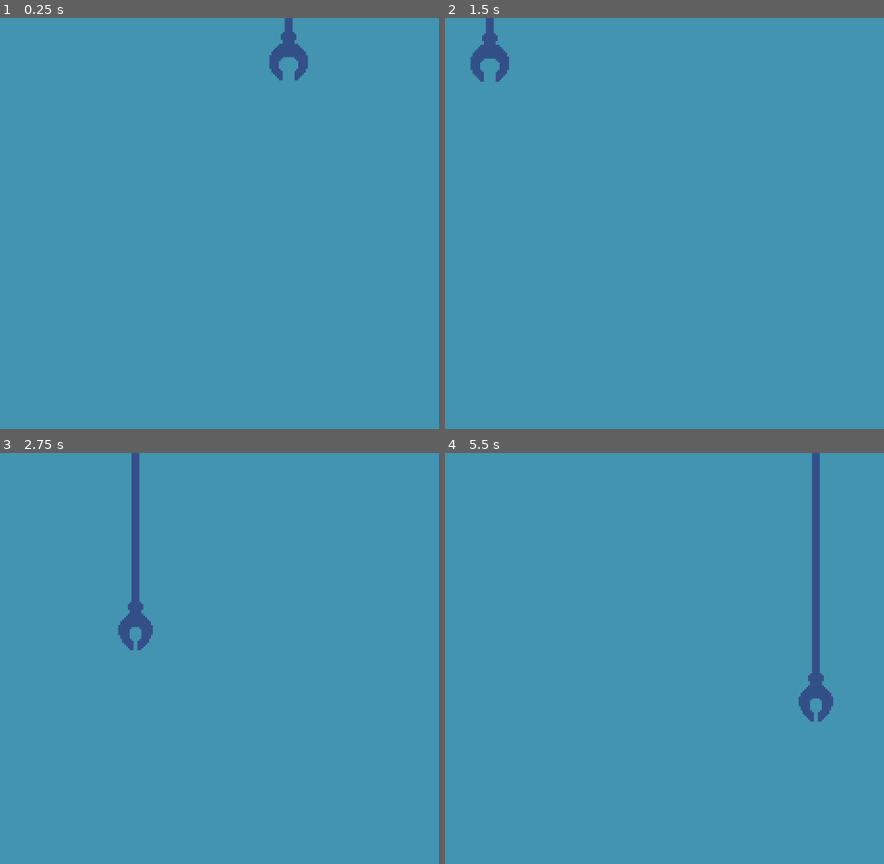
Above: before the commit, frames 1-4 (two rows, left to right).
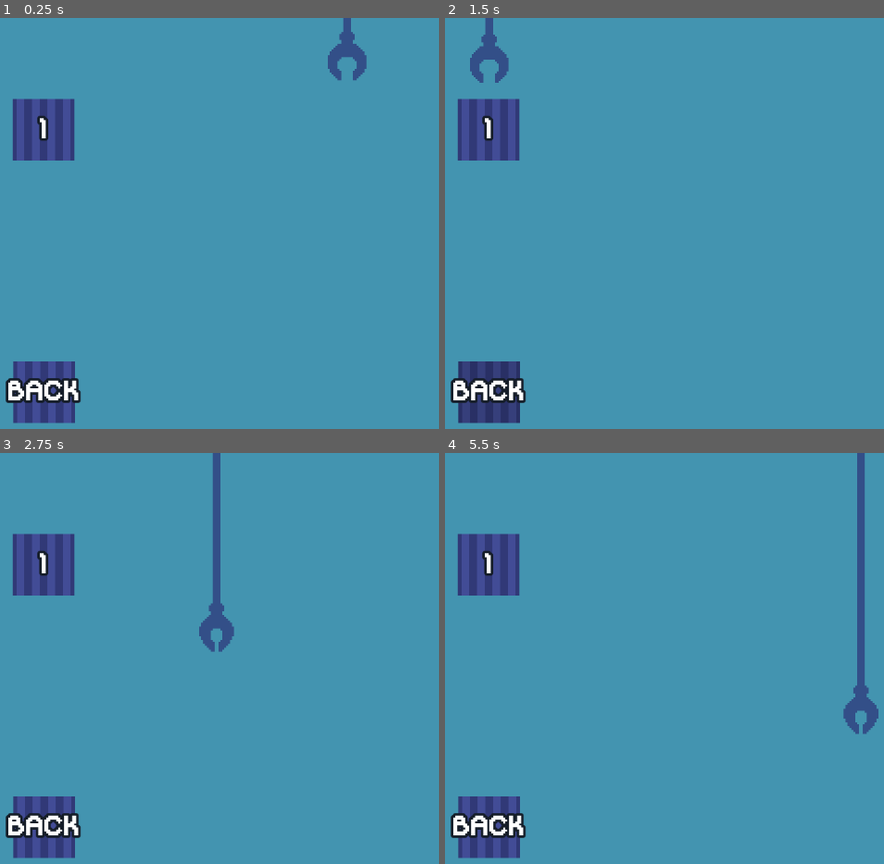
Above: after the commit, the same moments.

Repository: rafesholler/gmtk-2025
Game: Godot game, scene res://Menu/LevelSelect.tscn
The game is run twice, just before and just after one commit, with the same random seed, the same clock (stepped at 60 frames per second) and the same inputs. This scene is started directly instead of the project's main scene.
Inputs (mouse positions are in pixels of both pictures, inside the frame that each line leads up to):
- Up to frame 1 (0.25 s): no input
- Up to frame 2 (1.5 s): click (488, 128) at 0.5 s, where only the run after the commit has a clickable "1"; click (488, 392) at 1.25 s, where only the run after the commit has a clickable "BACK"
- Up to frame 3 (2.75 s): move the mouse to (outside the picture) at 2.02 s; press the mouse at (outside the picture) at 2.03 s; hold D (move_right) from 2.03 s (still down); tap W (jump) at 2.27 s
- Up to frame 4 (5.5 s): move the mouse to (655, 683) at 2.77 s; release the mouse at (655, 683) at 2.78 s; tap F (change_loop) at 2.85 s; tap W (jump) at 3.02, 4.52, 5.27 s; click (655, 683) at 3.05 s; move the mouse to (879, 568) at 3.52 s; release D (move_right) at 3.53 s; press the mouse at (879, 568) at 3.53 s; hold A (move_left) 3.53-4.28 s; tap C (delete_loop) at 3.6 s; move the mouse to (765, 744) at 4.27 s; release the mouse at (765, 744) at 4.28 s; hold D (move_right) from 4.28 s (still down); click (765, 744) at 4.35 s; move the mouse to (outside the picture) at 5.02 s; press the mouse at (outside the picture) at 5.03 s; tap E (pull) at 5.1 s

The runs differ from the first frame. In frame 1, 5.7% of the frame differs, in the area x 1-84%, y 0-99%; in frame 2, 4.6%; in frame 3, 6.8%; in frame 4, 7.5%, in the area x 1-99%, y 0-99%.

Commit message:
Level Select Completed
Title says it all

Diff:
--- a/Menu/LevelSelect.tscn
+++ b/Menu/LevelSelect.tscn
@@ -1,9 +1,17 @@
-[gd_scene load_steps=7 format=3 uid="uid://cmjn7myt53ais"]
+[gd_scene load_steps=16 format=3 uid="uid://cmjn7myt53ais"]
 
+[ext_resource type="Script" uid="uid://b00ejhufx6ybb" path="res://Menu/level_select.gd" id="1_3p8ty"]
 [ext_resource type="Script" uid="uid://b6y16fqrxn3rh" path="res://Menu/top_claw.gd" id="1_by5ib"]
 [ext_resource type="Texture2D" uid="uid://dmwl06vnjgxbp" path="res://Environment/Background/Wrench.png" id="2_2x7mo"]
 [ext_resource type="Texture2D" uid="uid://qg8k4k8ay7rt" path="res://Environment/Background/WrenchRope.png" id="3_2x7mo"]
 [ext_resource type="Texture2D" uid="uid://pdbh8v2kwj5" path="res://Environment/Background/WrenchClose.png" id="3_t45wp"]
+[ext_resource type="Texture2D" uid="uid://f8qqpsajiyp1" path="res://UI/LevelTex/Level.png" id="5_lkv0u"]
+[ext_resource type="Script" uid="uid://sdq55gajxy4p" path="res://Menu/grid.gd" id="5_r61nh"]
+[ext_resource type="FontFile" uid="uid://cxibkck3y8243" path="res://Fonts/DigitalDisco.ttf" id="6_1tiiv"]
+[ext_resource type="Texture2D" uid="uid://d3ih8v4xl5rny" path="res://UI/LevelTex/LevelPress.png" id="6_fwg7u"]
+[ext_resource type="Texture2D" uid="uid://diwsjy6nyeryt" path="res://UI/LevelTex/LevelHover.png" id="7_61bti"]
+[ext_resource type="Script" uid="uid://dbd16iue3umje" path="res://Menu/levelSelector.gd" id="9_3p8ty"]
+[ext_resource type="Script" uid="uid://cp51vq4n3ye1j" path="res://Menu/back.gd" id="12_ngshm"]
 
 [sub_resource type="RectangleShape2D" id="RectangleShape2D_t45wp"]
 size = Vector2(108, 142)
@@ -27,24 +35,43 @@
 "speed": 5.0
 }]
 
+[sub_resource type="LabelSettings" id="LabelSettings_fwg7u"]
+font = ExtResource("6_1tiiv")
+font_size = 50
+outline_size = 15
+outline_color = Color(0.0823529, 0.113725, 0.156863, 1)
+
 [node name="LevelSelect" type="Node2D"]
+script = ExtResource("1_3p8ty")
 
 [node name="CanvasLayer" type="CanvasLayer" parent="."]
 
-[node name="ColorRect" type="ColorRect" parent="CanvasLayer"]
+[node name="BG" type="Control" parent="CanvasLayer"]
+layout_mode = 3
+anchors_preset = 0
+offset_right = 40.0
+offset_bottom = 40.0
+
+[node name="ColorRect" type="ColorRect" parent="CanvasLayer/BG"]
 offset_right = 1152.0
 offset_bottom = 648.0
 color = Color(0.262745, 0.580392, 0.690196, 1)
 
-[node name="TopClaw" type="CharacterBody2D" parent="CanvasLayer"]
+[node name="Claw" type="Control" parent="CanvasLayer"]
+layout_mode = 3
+anchors_preset = 0
+offset_right = 40.0
+offset_bottom = 40.0
+
+[node name="TopClaw" type="CharacterBody2D" parent="CanvasLayer/Claw"]
 position = Vector2(41, 80)
 script = ExtResource("1_by5ib")
 
-[node name="Shape" type="CollisionShape2D" parent="CanvasLayer/TopClaw"]
+[node name="Shape" type="CollisionShape2D" parent="CanvasLayer/Claw/TopClaw"]
 position = Vector2(-1, -67)
 shape = SubResource("RectangleShape2D_t45wp")
 
-[node name="Rope" type="TextureRect" parent="CanvasLayer/TopClaw"]
+[node name="Rope" type="TextureRect" parent="CanvasLayer/Claw/TopClaw"]
 modulate = Color(0.2, 0.309804, 0.533333, 1)
 offset_left = -48.0
 offset_top = -919.0
@@ -53,10 +80,80 @@
 scale = Vector2(3, 3)
 texture = ExtResource("3_2x7mo")
 
-[node name="Sprite" type="AnimatedSprite2D" parent="CanvasLayer/TopClaw"]
+[node name="Sprite" type="AnimatedSprite2D" parent="CanvasLayer/Claw/TopClaw"]
 modulate = Color(0.2, 0.309804, 0.533333, 1)
 position = Vector2(0, -58)
 scale = Vector2(3, 3)
 sprite_frames = SubResource("SpriteFrames_mn322")
 animation = &"open"
 autoplay = "open"
+
+[node name="Grid" type="GridContainer" parent="CanvasLayer"]
+offset_left = 37.0
+offset_top = 126.0
+offset_right = 215.0
+offset_bottom = 190.0
+theme_override_constants/h_separation = 25
+theme_override_constants/v_separation = 25
+columns = 6
+script = ExtResource("5_r61nh")
+
+[node name="1" type="TextureButton" parent="CanvasLayer/Grid"]
+layout_mode = 2
+size_flags_horizontal = 3
+texture_normal = ExtResource("5_lkv0u")
+texture_pressed = ExtResource("6_fwg7u")
+texture_hover = ExtResource("7_61bti")
+script = ExtResource("9_3p8ty")
+
+[node name="Label" type="Label" parent="CanvasLayer/Grid/1"]
+layout_mode = 1
+anchors_preset = 8
+anchor_left = 0.5
+anchor_top = 0.5
+anchor_right = 0.5
+anchor_bottom = 0.5
+offset_left = -6.5
+offset_top = -25.5
+offset_right = 6.5
+offset_bottom = 25.5
+grow_horizontal = 2
+grow_vertical = 2
+size_flags_horizontal = 4
+text = "1"
+label_settings = SubResource("LabelSettings_fwg7u")
+horizontal_alignment = 1
+vertical_alignment = 1
+
+[node name="Back" type="TextureButton" parent="CanvasLayer"]
+offset_left = 38.0
+offset_top = 534.0
+offset_right = 134.0
+offset_bottom = 630.0
+size_flags_horizontal = 3
+texture_normal = ExtResource("5_lkv0u")
+texture_pressed = ExtResource("6_fwg7u")
+texture_hover = ExtResource("7_61bti")
+script = ExtResource("12_ngshm")
+
+[node name="Label" type="Label" parent="CanvasLayer/Back"]
+layout_mode = 1
+anchors_preset = 8
+anchor_left = 0.5
+anchor_top = 0.5
+anchor_right = 0.5
+anchor_bottom = 0.5
+offset_left = -6.5
+offset_top = -25.5
+offset_right = 6.5
+offset_bottom = 25.5
+grow_horizontal = 2
+grow_vertical = 2
+size_flags_horizontal = 4
+text = "BACK"
+label_settings = SubResource("LabelSettings_fwg7u")
+horizontal_alignment = 1
+vertical_alignment = 1
+
+[connection signal="pressed" from="CanvasLayer/Grid/1" to="CanvasLayer/Grid/1" method="_on_pressed"]
+[connection signal="pressed" from="CanvasLayer/Back" to="CanvasLayer/Back" method="_on_pressed"]
--- a/Menu/Title.tscn
+++ b/Menu/Title.tscn
@@ -230,3 +230,4 @@
 expand_icon = true
 
 [connection signal="pressed" from="CanvasLayer/Menu/NewGame" to="CanvasLayer/Menu" method="_on_new_game_pressed"]
+[connection signal="pressed" from="CanvasLayer/Menu/LevelSelect" to="CanvasLayer/Menu" method="_on_level_select_pressed"]
--- /dev/null
+++ b/Menu/back.gd
@@ -0,0 +1,5 @@
+extends TextureButton
+
+func _on_pressed() -> void:
+	WorldManager.current_room = "res://Menu/Title.tscn"
+	WorldManager.next_room.emit()
--- /dev/null
+++ b/Menu/grid.gd
@@ -0,0 +1,10 @@
+extends GridContainer
+
+signal selected
+
+func _ready() -> void:
+	self.connect("selected", Callable(self,"_on_selected"));
+
+func _on_selected(levelNum):
+	WorldManager.current_room = WorldManager.rooms[levelNum]
+	WorldManager.next_room.emit()
--- /dev/null
+++ b/Menu/levelSelector.gd
@@ -0,0 +1,6 @@
+extends TextureButton
+
+@export var number = 0
+
+func _on_pressed() -> void:
+	get_parent().emit_signal("selected", number)
--- /dev/null
+++ b/Menu/level_select.gd
@@ -0,0 +1,8 @@
+extends Node2D
+
+func _ready() -> void:
+	WorldManager.loaded_room.emit()
+	WorldManager.connect("load_next_room", Callable(self,"_on_next_room"));
+
+func _on_next_room():
+	queue_free()
--- a/Menu/menu.gd
+++ b/Menu/menu.gd
@@ -1,6 +1,10 @@
 extends Control
 
 signal newGame
+signal levelSelect
 
 func _on_new_game_pressed() -> void:
 	newGame.emit()
+
+func _on_level_select_pressed() -> void:
+	levelSelect.emit()
--- a/Menu/title.gd
+++ b/Menu/title.gd
@@ -6,11 +6,15 @@
 	WorldManager.loaded_room.emit()
 	WorldManager.connect("load_next_room", Callable(self,"_on_next_room"));
 	$CanvasLayer/Menu.connect("newGame", Callable(self,"_on_new_game"));
-
+	$CanvasLayer/Menu.connect("levelSelect", Callable(self,"_on_level_select"));
 
 func _on_new_game():
 	WorldManager.current_room = WorldManager.rooms[0]
 	WorldManager.next_room.emit()
 
+func _on_level_select():
+	WorldManager.current_room = "res://Menu/LevelSelect.tscn"
+	WorldManager.next_room.emit()
+
 func _on_next_room():
 	queue_free()
--- a/Menu/top_claw.gd
+++ b/Menu/top_claw.gd
@@ -7,10 +7,10 @@
 func _physics_process(delta: float) -> void:
 	target_position = get_global_mouse_position()
 	if !dropping:
-		position.x = lerp(position.x, target_position.x, .1)
+		position.x = lerp(position.x, target_position.x, .2)
 	if Input.is_action_pressed("fire"):
 		dropping = true
-		position.y = lerp(position.y, target_position.y, .1)
+		position.y = lerp(position.y, target_position.y, .2)
 		$Sprite.play("close")
 	else:
 		position.y = lerp(position.y, start, .3)
--- a/UI/Loops/loops.gd
+++ b/UI/Loops/loops.gd
@@ -45,5 +45,7 @@
 func _on_next_room():
 	if WorldManager.current_room == "res://Menu/Title.tscn":
 		visible=false
+	elif WorldManager.current_room == "res://Menu/LevelSelect.tscn":
+		visible=false
 	else:
 		visible=true
Not shown, added: Menu/back.gd.uid
Not shown, added: Menu/grid.gd.uid
Not shown, added: Menu/levelSelector.gd.uid
Not shown, added: Menu/level_select.gd.uid
Binary file added: UI/LevelTex/Level.png
Not shown, added: UI/LevelTex/Level.png.import
Binary file added: UI/LevelTex/LevelHover.png
Not shown, added: UI/LevelTex/LevelHover.png.import
Binary file added: UI/LevelTex/LevelPress.png
Not shown, added: UI/LevelTex/LevelPress.png.import
